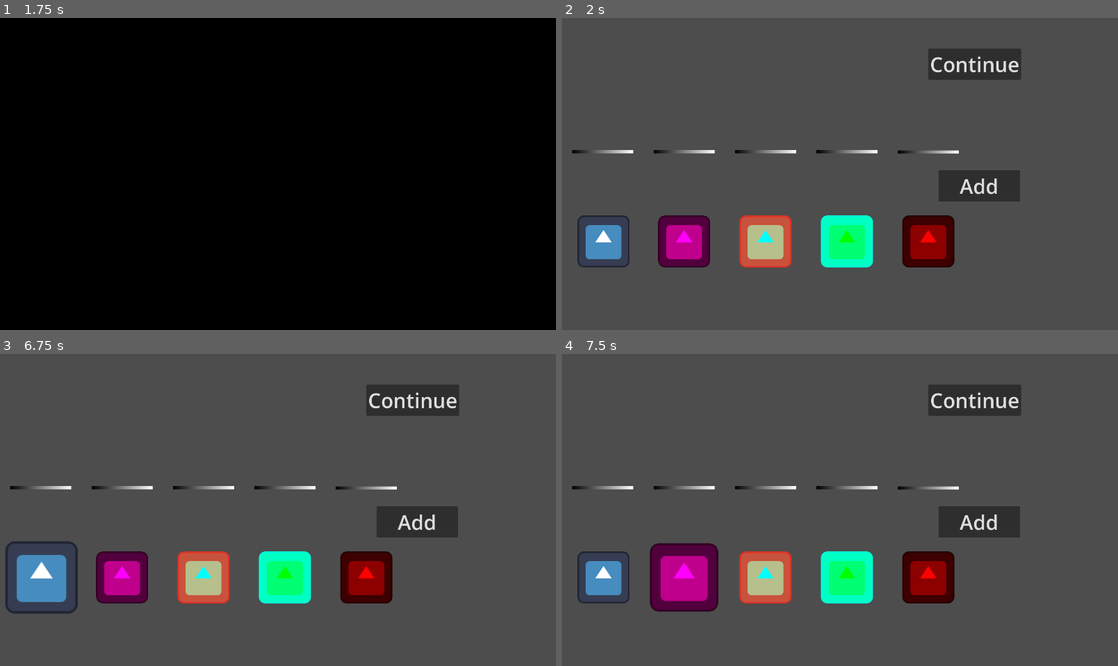
Above: before the commit, frames 1-4 (two rows, left to right).
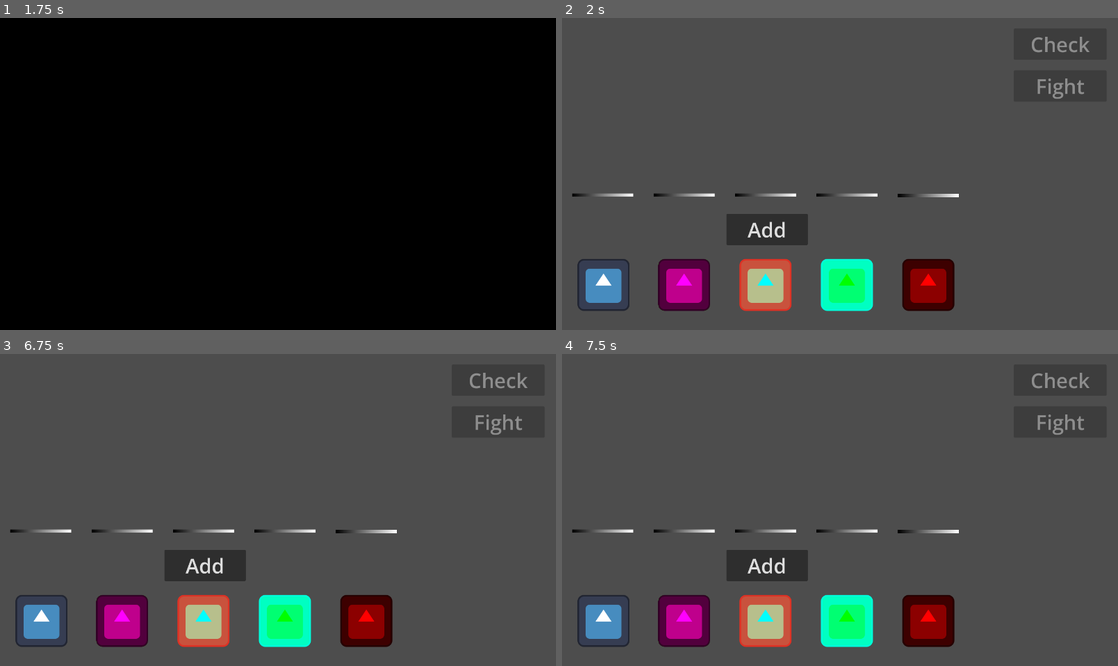
Above: after the commit, the same moments.

Repository: SUNTheBaer/spock-lizard-auto-battler
Game: Godot game, scene res://scenes/router/router.tscn
Two runs of this game, one before a commit and one after it. Both use one fixed random seed, a clock stepped at 60 frames per second and the inputs below. The engine's default icon, where the game draws it, is replaced by a stand-in: a white triangle on a blue panel in a dark square.
Inputs (mouse positions are in pixels of both pictures, inside the frame that each line leads up to):
- Up to frame 1 (1.75 s): tap Enter at 0.5 s; move the mouse to (400, 158) at 0.52 s; press the mouse at (400, 158) at 0.53 s; release the mouse at (400, 158) at 1.25 s; click "Play" at 1.25 s
- Up to frame 2 (2 s): no input
- Up to frame 3 (6.75 s): click "Add" at 2 s; click (411, 400) at 2.75 s, where only the run before the commit has a clickable "Continue"; click (411, 400) at 3.5 s, where only the run before the commit has a clickable "Continue"; click "Add" at 4.25 s; click "Add" at 5 s; click (411, 400) at 5.75 s, where only the run before the commit has a clickable "Continue"; tap Space at 6.5 s; move the mouse to (38, 578) at 6.52 s; click (38, 578) at 6.6 s
- Up to frame 4 (7.5 s): move the mouse to (684, 578) at 7.27 s; press the mouse at (684, 578) at 7.28 s

Frame 1 is identical in both runs. In frame 2, 17% of the frame differs, in the area x 1-95%, y 6-94%; in frame 3, 18%; in frame 4, 18%.

Commit message:
Adding hint check logic

Diff:
--- a/global.gd
+++ b/global.gd
@@ -54,5 +54,37 @@
 func set_lizard_team(selected_team_node: Node2D) -> void:
 	var all_positions = selected_team_node.get_children()
 	for i in range(0, all_positions.size()) :
-		print(all_positions[i].get_child(-1).selection)
-		my_team[i] = LIZARD_TYPE_MAP.get(all_positions[i].get_child(-1).selection, "paper")
+		my_team[i] = LIZARD_TYPE_MAP.get(all_positions[i].get_node("Lizard").selection, "paper")
+
+
+func generate_hints() -> PackedStringArray:
+	var result: PackedStringArray
+	var checked: Array
+	result.resize(my_team.size())
+	checked.resize(my_team.size())
+
+	# Initially assigning red or green based on matchup
+	for i in my_team.size():
+		var mine := config_resource.sprite_data.get(my_team[i]) as LizardConfig
+		var theirs := config_resource.sprite_data.get(opponent_team[i]) as LizardConfig
+		if mine.beats(opponent_team[i]):
+			result.set(i, "green")
+			checked.set(i, true)
+		elif theirs.beats(my_team[i]):
+			result.set(i, "red")
+		else:
+			result.set(i, "blue")
+			checked.set(i, true)
+
+	# Going through red results and checking if my team in that slot can beat opp team
+	# in any other slot
+	for i in result.size():
+		if result[i] == "red":
+			var mine := config_resource.sprite_data.get(my_team[i]) as LizardConfig
+			for j in result.size():
+				if j != i and not checked[j]:
+					var theirs := config_resource.sprite_data.get(opponent_team[j]) as LizardConfig
+					if mine.beats(opponent_team[j]):
+						result.set(i, "yellow")
+
+	return result
--- a/scenes/draft/draft.gd
+++ b/scenes/draft/draft.gd
@@ -2,13 +2,19 @@
 
 @onready var selection_pool: Node2D = $SelectionPool
 @onready var selected_team: Node2D = $SelectedTeam
-#@onready var add_button: Button = $AddButton
+@onready var check_button: Button = $CanvasLayer/UI/CheckButton
+@onready var fight_button: Button = $CanvasLayer/UI/FightButton
+
+@export var check_count: int = 2
 
 var selected_lizard_pool: Node2D
 var selected_lizard_team: Node2D
 
 # Called when the node enters the scene tree for the first time.
 func _ready() -> void:
+	check_button.disabled = true
+	fight_button.disabled = true
+	Global.opponent_team = Global.random_team()
 	_connect_signals()
 
 func _connect_signals() -> void:
@@ -24,9 +30,21 @@
 func _on_add_button_pressed() -> void:
 	if selected_lizard_pool and selected_lizard_team:
 		selected_lizard_team.set_lizard(selected_lizard_pool)
+	if selected_team.is_valid_team():
+		check_button.disabled = false
+		fight_button.disabled = false
 
-func _on_continue_button_pressed() -> void:
+func _on_fight_button_pressed() -> void:
 	if selected_team.is_valid_team():
 		Global.set_lizard_team(selected_team)
-		Global.opponent_team = Global.random_team()
 		SceneManager.go_to_scene(SceneManager.Scene.BATTLE)
+		print(Global.my_team)
+		print(Global.opponent_team)
+
+func _on_check_button_pressed() -> void:
+	Global.set_lizard_team(selected_team)
+	var hint_results := Global.generate_hints()
+	selected_team.set_background_colors(hint_results)
+	check_count -= 1
+	if check_count <= 0:
+		check_button.disabled = true
--- a/scenes/draft/draft.tscn
+++ b/scenes/draft/draft.tscn
@@ -8,26 +8,49 @@
 script = ExtResource("1_0coge")
 
 [node name="SelectionPool" parent="." unique_id=1890066003 instance=ExtResource("2_yslb6")]
-position = Vector2(100, 550)
+position = Vector2(100, 657)
 
 [node name="SelectedTeam" parent="." unique_id=930318175 instance=ExtResource("3_yslb6")]
-position = Vector2(100, 250)
+position = Vector2(100, 357)
 
-[node name="AddButton" type="Button" parent="." unique_id=1057757624]
-offset_left = 925.0
-offset_top = 375.0
-offset_right = 1125.0
-offset_bottom = 452.0
+[node name="CanvasLayer" type="CanvasLayer" parent="." unique_id=787767784]
+
+[node name="UI" type="Control" parent="CanvasLayer" unique_id=610141918]
+layout_mode = 3
+anchors_preset = 15
+anchor_right = 1.0
+anchor_bottom = 1.0
+grow_horizontal = 2
+grow_vertical = 2
+mouse_filter = 2
+
+[node name="CheckButton" type="Button" parent="CanvasLayer/UI" unique_id=1665088740]
+layout_mode = 0
+offset_left = 1110.0
+offset_top = 26.0
+offset_right = 1338.0
+offset_bottom = 103.0
+theme_override_font_sizes/font_size = 50
+text = "Check"
+
+[node name="FightButton" type="Button" parent="CanvasLayer/UI" unique_id=475325736]
+layout_mode = 0
+offset_left = 1110.0
+offset_top = 129.0
+offset_right = 1338.0
+offset_bottom = 206.0
+theme_override_font_sizes/font_size = 50
+text = "Fight"
+
+[node name="AddButton" type="Button" parent="CanvasLayer/UI" unique_id=1057757624]
+layout_mode = 0
+offset_left = 404.0
+offset_top = 482.0
+offset_right = 604.0
+offset_bottom = 559.0
 theme_override_font_sizes/font_size = 50
 text = "Add"
 
-[node name="ContinueButton" type="Button" parent="." unique_id=475325736]
-offset_left = 900.0
-offset_top = 75.0
-offset_right = 1128.0
-offset_bottom = 152.0
-theme_override_font_sizes/font_size = 50
-text = "Continue"
-
-[connection signal="pressed" from="AddButton" to="." method="_on_add_button_pressed"]
-[connection signal="pressed" from="ContinueButton" to="." method="_on_continue_button_pressed"]
+[connection signal="pressed" from="CanvasLayer/UI/CheckButton" to="." method="_on_check_button_pressed"]
+[connection signal="pressed" from="CanvasLayer/UI/FightButton" to="." method="_on_fight_button_pressed"]
+[connection signal="pressed" from="CanvasLayer/UI/AddButton" to="." method="_on_add_button_pressed"]
--- a/scenes/selected_team/selected_team.gd
+++ b/scenes/selected_team/selected_team.gd
@@ -8,26 +8,39 @@
 @onready var position_four: Node2D = $Position4
 @onready var position_five: Node2D = $Position5
 
+@export var alpha_value: float = 0.2
+
 const EMPTY_ENUM: int = 5
 
+var position_arrays: Array
 var selected_position: Node2D
 
+var color_dict = {
+	"red": Color.RED,
+	"yellow": Color.YELLOW,
+	"green": Color.GREEN,
+	"blue": Color.BLUE
+}
+
 func is_valid_team() -> bool:
-	var all_positions = self.get_children()
-	for i in range(0, all_positions.size()):
-		if all_positions[i].get_child(-1).selection == EMPTY_ENUM:
+	for position in position_arrays:
+		if position.get_node("Lizard").selection == EMPTY_ENUM:
 			return false
 	return true
 
+func set_background_colors(colors: PackedStringArray) -> void:
+	for i in position_arrays.size():
+		var color_rect = position_arrays[i].get_node("ColorRect")
+		color_rect.set_color(color_dict[colors[i]])
+		color_rect.color.a = alpha_value
+
 func _ready() -> void:
+	position_arrays = [position_one, position_two, position_three, position_four, position_five]
 	_connect_signals()
 
 func _connect_signals() -> void:
-	position_one.get_node("Lizard").connect("lizard_clicked", _lizard_selected)
-	position_two.get_node("Lizard").connect("lizard_clicked", _lizard_selected)
-	position_three.get_node("Lizard").connect("lizard_clicked", _lizard_selected)
-	position_four.get_node("Lizard").connect("lizard_clicked", _lizard_selected)
-	position_five.get_node("Lizard").connect("lizard_clicked", _lizard_selected)
+	for position in position_arrays:
+		position.get_node("Lizard").connect("lizard_clicked", _lizard_selected)
 
 func _lizard_selected(lizard) -> void:
 	selected_position = lizard
--- a/scenes/selected_team/selected_team.tscn
+++ b/scenes/selected_team/selected_team.tscn
@@ -22,6 +22,21 @@
 [node name="Lizard" parent="Position5" unique_id=2102822212 instance=ExtResource("1_hyn58")]
 selection = 5
 
+[node name="ColorRect" type="ColorRect" parent="Position5" unique_id=755443619]
+anchors_preset = 8
+anchor_left = 0.5
+anchor_top = 0.5
+anchor_right = 0.5
+anchor_bottom = 0.5
+offset_left = -87.5
+offset_top = -87.5
+offset_right = 87.5
+offset_bottom = 87.5
+grow_horizontal = 2
+grow_vertical = 2
+mouse_filter = 2
+color = Color(0, 0, 0, 0)
+
 [node name="Position4" type="Node2D" parent="." unique_id=1743924996]
 position = Vector2(200, 0)
 
@@ -31,6 +46,21 @@
 
 [node name="Lizard" parent="Position4" unique_id=2101449398 instance=ExtResource("1_hyn58")]
 selection = 5
+
+[node name="ColorRect" type="ColorRect" parent="Position4" unique_id=422122276]
+anchors_preset = 8
+anchor_left = 0.5
+anchor_top = 0.5
+anchor_right = 0.5
+anchor_bottom = 0.5
+offset_left = -87.5
+offset_top = -87.5
+offset_right = 87.5
+offset_bottom = 87.5
+grow_horizontal = 2
+grow_vertical = 2
+mouse_filter = 2
+color = Color(0, 0, 0, 0)
 
 [node name="Position3" type="Node2D" parent="." unique_id=647808403]
 position = Vector2(400, 0)
@@ -42,6 +72,21 @@
 [node name="Lizard" parent="Position3" unique_id=1238366685 instance=ExtResource("1_hyn58")]
 selection = 5
 
+[node name="ColorRect" type="ColorRect" parent="Position3" unique_id=1525376682]
+anchors_preset = 8
+anchor_left = 0.5
+anchor_top = 0.5
+anchor_right = 0.5
+anchor_bottom = 0.5
+offset_left = -87.5
+offset_top = -87.5
+offset_right = 87.5
+offset_bottom = 87.5
+grow_horizontal = 2
+grow_vertical = 2
+mouse_filter = 2
+color = Color(0, 0, 0, 0)
+
 [node name="Position2" type="Node2D" parent="." unique_id=1100630856]
 position = Vector2(600, 0)
 
@@ -51,6 +96,21 @@
 
 [node name="Lizard" parent="Position2" unique_id=1131647249 instance=ExtResource("1_hyn58")]
 selection = 5
+
+[node name="ColorRect" type="ColorRect" parent="Position2" unique_id=1384434935]
+anchors_preset = 8
+anchor_left = 0.5
+anchor_top = 0.5
+anchor_right = 0.5
+anchor_bottom = 0.5
+offset_left = -87.5
+offset_top = -87.5
+offset_right = 87.5
+offset_bottom = 87.5
+grow_horizontal = 2
+grow_vertical = 2
+mouse_filter = 2
+color = Color(0, 0, 0, 0)
 
 [node name="Position1" type="Node2D" parent="." unique_id=2103878724]
 position = Vector2(800, 0)
@@ -62,3 +122,18 @@
 
 [node name="Lizard" parent="Position1" unique_id=315930131 instance=ExtResource("1_hyn58")]
 selection = 5
+
+[node name="ColorRect" type="ColorRect" parent="Position1" unique_id=1828347805]
+anchors_preset = 8
+anchor_left = 0.5
+anchor_top = 0.5
+anchor_right = 0.5
+anchor_bottom = 0.5
+offset_left = -87.5
+offset_top = -87.5
+offset_right = 87.5
+offset_bottom = 87.5
+grow_horizontal = 2
+grow_vertical = 2
+mouse_filter = 2
+color = Color(0, 0, 0, 0)
